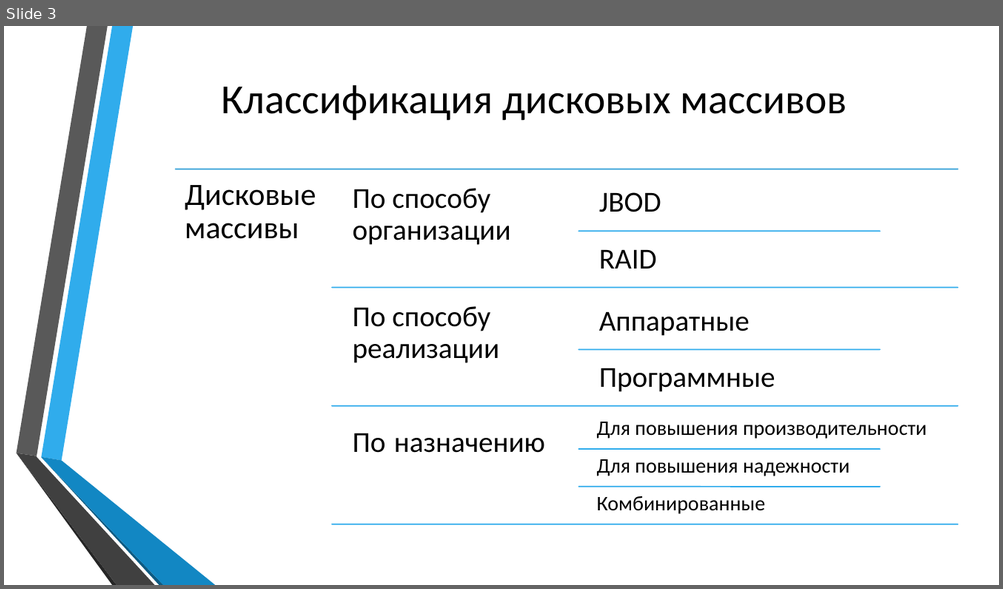
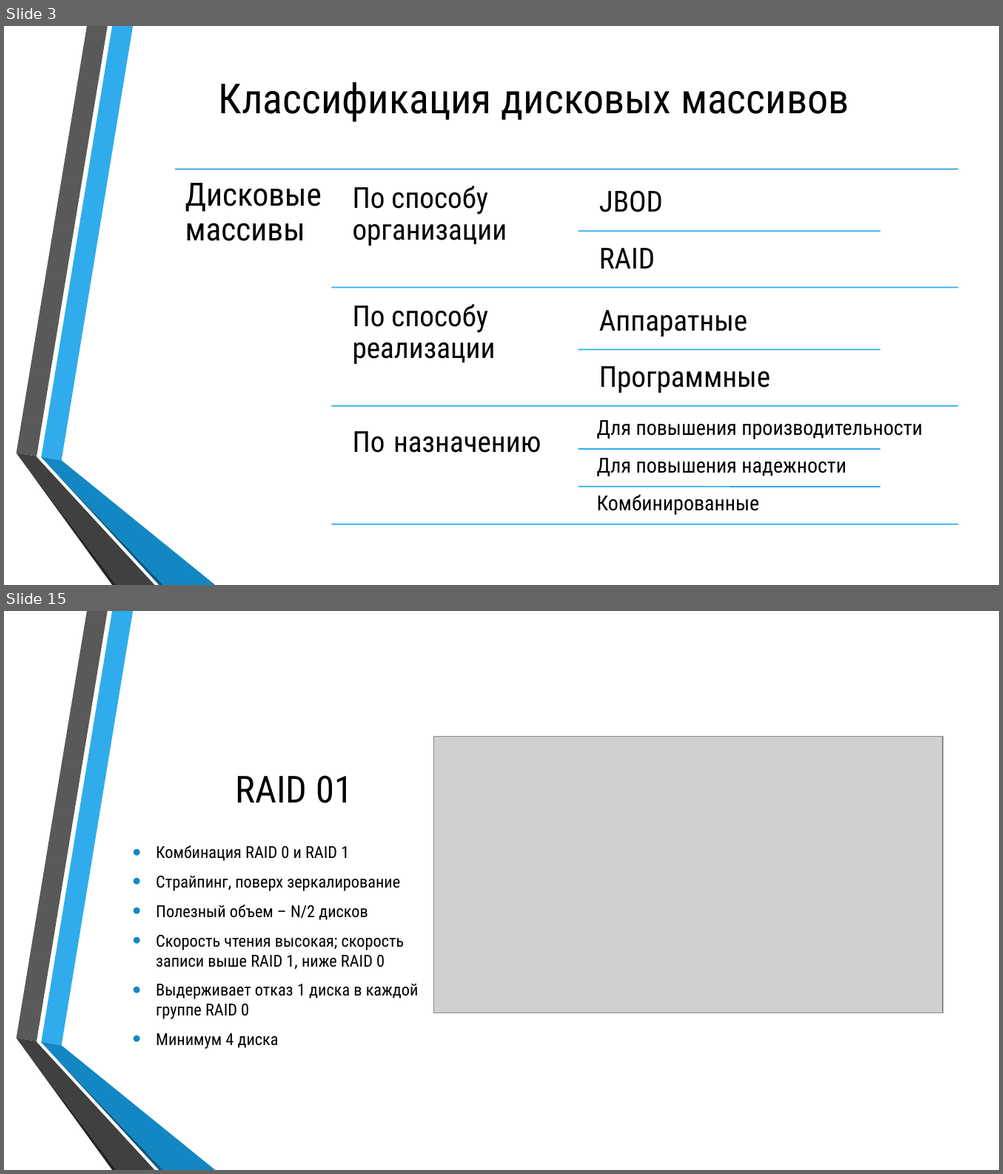
Before and after one commit to Silvarious9862/iiuvm, a slide deck: kr/250541_Бобрик_ВЮ_КР_ИиУВМ.pptx. Shown one above the other, each under a label of ours: slide 3 before the commit, slides 3 and 15 after it; the slides between them are not shown. The pictures are 1003x589 and 1003x1174 pixels, drawn with LibreOffice and Linux fonts; fonts in the diff are those of the drawing; grey boxes stand for pictures; background and template pictures are left out. Boxes give left, top, right and bottom in pixels: in the first picture for what was removed or moved away, otherwise in the second. Text is boxed around its words. In the diff, an @@ line names an element or a change of style, - is before the commit and + after.

```diff
--- a/kr/250541_Бобрик_ВЮ_КР_ИиУВМ.pptx
+++ b/kr/250541_Бобрик_ВЮ_КР_ИиУВМ.pptx
@@ slide 15 added at (4, 611, 999, 1170), background picture (left out); not listed: 6 template elements that a slide beside it also shows @@
@@ picture added at (434, 737, 942, 1014) @@
@@ title added at (236, 775, 353, 803), 36 pt, text #000000 @@
+RAID 01
@@ text added at (156, 846, 418, 1049), 16 pt, text #000000 @@
+• Комбинация RAID 0 и RAID 1
+• Страйпинг, поверх зеркалирование
+• Полезный объем – N/2 дисков
+• Скорость чтения высокая; скорость записи выше RAID 1, ниже RAID 0
+• Выдерживает отказ 1 диска в каждой группе RAID 0
+• Минимум 4 диска
@@ slide 3 changed as well @@
@@ text "Дисковые массивы" at (185, 183, 321, 241): size 30 to 31 pt, font Calibri to Roboto Condensed @@
@@ font Calibri to Roboto Condensed in 11 elements at (219, 82, 848, 122), (353, 186, 507, 246), (599, 190, 663, 212), (599, 248, 654, 269), (353, 304, 495, 364), (599, 310, 747, 337), (599, 366, 770, 393), (353, 432, 540, 453), (597, 420, 922, 440), (597, 458, 846, 477), (597, 494, 760, 515) @@
```
Also in this commit, not shown: 2 other slides changed, 20 other slides added, 1 slide removed, 17 other files.
